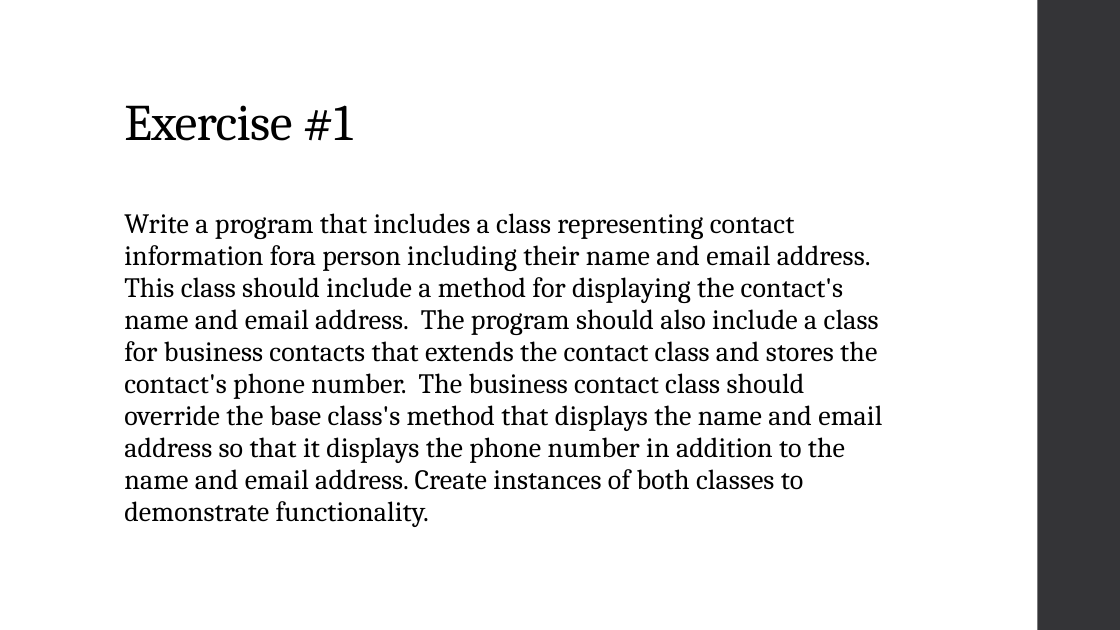
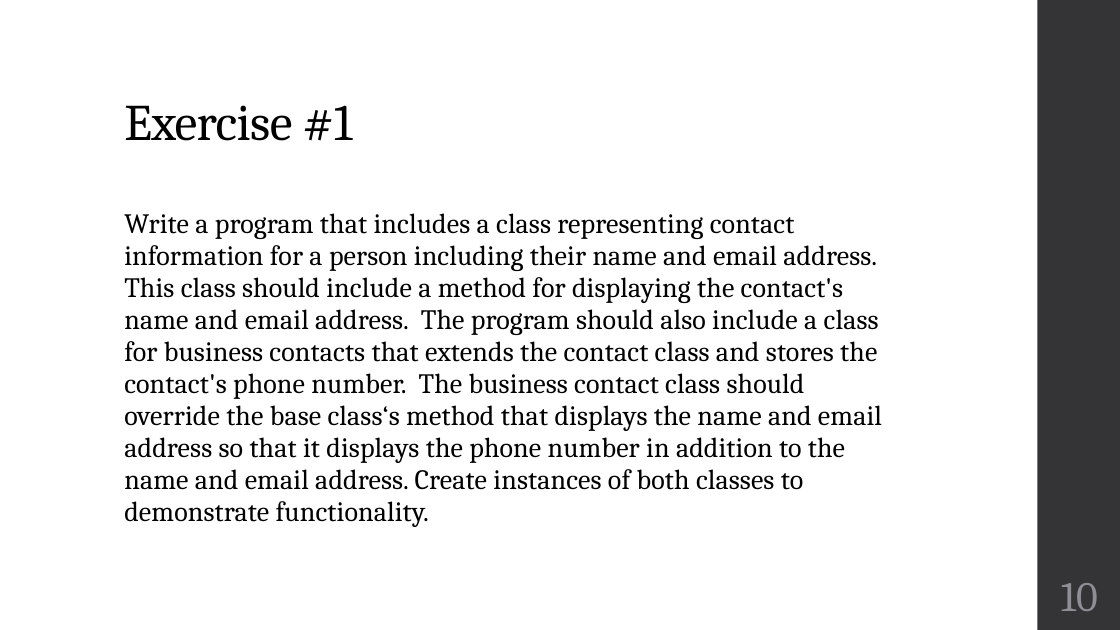
Before and after one commit to zarthur/CSCC-Fundamentals-Android-Notes, a slide deck: slide 10 of week_07_08/week_07_08.pptx. Drawn at 1120x630 pixels with LibreOffice and Linux fonts; fonts in the diff are those of the drawing. Boxes give left, top, right and bottom in pixels: in the first picture for what was removed or moved away, otherwise in the second. Text is boxed around its words. In the diff, an @@ line names an element or a change of style, - is before the commit and + after.

```diff
--- a/week_07_08/week_07_08.pptx
+++ b/week_07_08/week_07_08.pptx
@@ text at (x1=124, y1=213, x2=882, y2=527): text changed @@
-Write a program that includes a class representing contact information fora person including their name and email address. This class should include a method for displaying the contact's name and email address. The program should also include a class for business contacts that extends the contact class and stores the contact's phone number. The business contact class should override the base class's method that displays the name and email address so that it displays the phone number in addition to the name and email address. Create instances of both classes to demonstrate functionality.
+Write a program that includes a class representing contact information for a person including their name and email address. This class should include a method for displaying the contact's name and email address. The program should also include a class for business contacts that extends the contact class and stores the contact's phone number. The business contact class should override the base class‘s method that displays the name and email address so that it displays the phone number in addition to the name and email address. Create instances of both classes to demonstrate functionality.
@@ page number added at (x1=1061, y1=583, x2=1098, y2=611), 36 pt, text #8E8E94 @@
+10
```
Also in this commit, not shown: 16 other slides changed, 2 other files.
